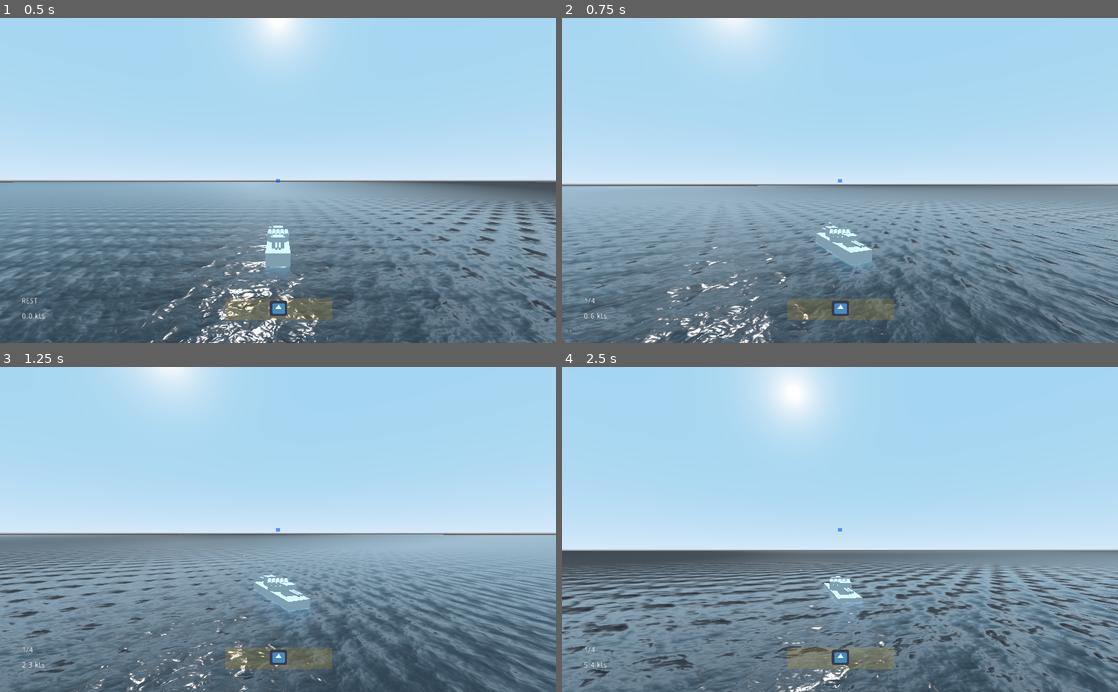
Above: before the commit, frames 1-4 (two rows, left to right).
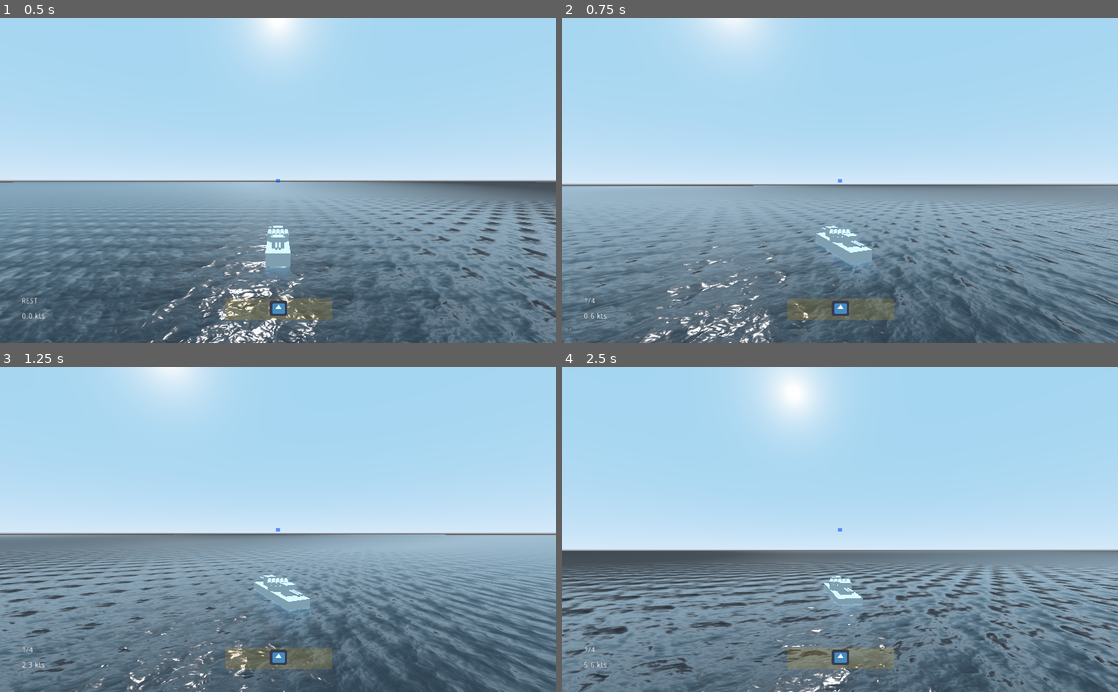
Above: after the commit, the same moments.

Repository: IndustrialDonut/IWARSHIPS
Game: Godot game, scene res://Map.tscn
Same seed, same stepped clock (60 frames per second), same inputs: the game is played once before the commit and once after it. The engine's default icon, where the game draws it, is replaced by a stand-in: a white triangle on a blue panel in a dark square.
Inputs (mouse positions are in pixels of both pictures, inside the frame that each line leads up to):
- Up to frame 1 (0.5 s): no input
- Up to frame 2 (0.75 s): move the mouse to (867, 180) at 0.52 s; hold W (forward) from 0.53 s (still down); click (867, 180) at 0.6 s
- Up to frame 3 (1.25 s): keep holding W (forward)
- Up to frame 4 (2.5 s): keep holding W (forward); move the mouse to (812, 529) at 1.27 s; tap Ctrl (ctrl) at 1.35 s; click (812, 529) at 1.55 s; move the mouse to (851, 523) at 2.02 s; click (851, 523) at 2.1 s

Frame 1 is identical in both runs. In frame 2, 3.2% of the frame differs, in the area x 0-100%, y 51-100%; in frame 3, 1.9%; in frame 4, 14%, in the area x 0-100%, y 60-100%.

Commit message:
weapons decoupled just like camera from the shipRB
Also went ahead and made the torpedo and gun scenes defined vs doing all weapon logic in weapon scene

Diff:
--- a/Game/Ships/ControlledDD.gd
+++ b/Game/Ships/ControlledDD.gd
@@ -12,6 +12,7 @@
 
 func _process(delta: float) -> void:
 	$CameraControl.global_transform.origin = $ShipRB.global_transform.origin
+	$Weapons.global_transform.origin = $ShipRB.global_transform.origin
 
 
 func _on_ShipRB_HUD_data_changed(data, type) -> void:
--- a/Game/Ships/ControlledDD.tscn
+++ b/Game/Ships/ControlledDD.tscn
@@ -6,6 +6,8 @@
 [ext_resource path="res://Ships/ControlledDD.gd" type="Script" id=4]
 [ext_resource path="res://Ships/Weapons.gd" type="Script" id=5]
 [ext_resource path="res://ShipHUD.tscn" type="PackedScene" id=6]
+[ext_resource path="res://Ships/TorpLauncher.gd" type="Script" id=7]
+[ext_resource path="res://Ships/Guns.gd" type="Script" id=8]
 
 [sub_resource type="CylinderMesh" id=1]
 top_radius = 0.2
@@ -22,10 +24,10 @@
 
 [node name="Weapons" type="Spatial" parent="."]
 script = ExtResource( 5 )
-shipbase = NodePath("../ShipRB")
 
 [node name="Torps" type="Spatial" parent="Weapons"]
 transform = Transform( 1, 0, 0, 0, 1, 0, 0, 0, 1, 0, 1.67276, 0 )
+script = ExtResource( 7 )
 
 [node name="Tube1" type="MeshInstance" parent="Weapons/Torps"]
 transform = Transform( 1, 0, 0, 0, -4.37114e-08, 1, 0, -1, -4.37114e-08, 0, 0, 0 )
@@ -61,6 +63,7 @@
 wait_time = 0.4
 
 [node name="Guns" type="Spatial" parent="Weapons"]
+script = ExtResource( 8 )
 
 [node name="TurretDouble" parent="Weapons/Guns" instance=ExtResource( 2 )]
 transform = Transform( 1, 0, 0, 0, 1, 0, 0, 0, 1, 0, 1.42479, -2.00531 )
@@ -72,4 +75,4 @@
 
 [connection signal="HUD_data_changed" from="ShipRB" to="." method="_on_ShipRB_HUD_data_changed"]
 [connection signal="distance" from="CameraControl" to="." method="_on_CameraControl_distance"]
-[connection signal="timeout" from="Weapons/Torps/Salvo" to="Weapons" method="_on_Salvo_timeout"]
+[connection signal="timeout" from="Weapons/Torps/Salvo" to="Weapons/Torps" method="_on_Salvo_timeout"]
--- /dev/null
+++ b/Game/Ships/Guns.gd
@@ -0,0 +1,25 @@
+extends Spatial
+
+
+var muzzle_velocity = 800 # strictly the horizontal velocity, in m/s
+var _muzzle_velocity = muzzle_velocity * CONSTANTS.UNITS_PER_METER
+
+var _current_target_distance = 0
+
+func set_distance(dist):
+	_current_target_distance = dist
+
+
+func fire():
+	_fire_shell()
+
+
+func _fire_shell():
+	var shell = preload("res://Shell203JP.tscn").instance()
+	owner.add_child(shell)
+	shell.global_transform = global_transform
+	shell.linear_velocity = _muzzle_velocity * -shell.global_transform.basis.z
+	var h_time_half = (_current_target_distance / _muzzle_velocity) / 2.0
+	var v0 = h_time_half * 9.8
+
+	shell.linear_velocity.y += v0
--- /dev/null
+++ b/Game/Ships/TorpLauncher.gd
@@ -0,0 +1,26 @@
+extends Spatial
+
+var torp_salvo_size = 3
+
+var _salvo_counter = 0
+
+
+func fire():
+	_launch_torp()
+	_salvo_counter += 1
+	$Salvo.start()
+
+
+func _launch_torp() -> void:
+	var torp = preload("res://Ships/Torpedo_0.tscn").instance()
+	owner.add_child(torp)
+	torp.setup(global_transform)
+
+
+func _on_Salvo_timeout() -> void:
+	if _salvo_counter < torp_salvo_size:
+		_launch_torp()
+		_salvo_counter += 1
+	else:
+		_salvo_counter = 0
+		$Salvo.stop()
--- a/Game/Ships/Weapons.gd
+++ b/Game/Ships/Weapons.gd
@@ -1,26 +1,14 @@
 extends Spatial
 
-#func _process(delta: float) -> void:
-#	for turret in $ShipBase/Hull/TurretContainer.get_children():
-#		if $ShipBase.targeted_location != Vector3.ZERO:
-#			turret.look_at(Vector3.UP, $ShipBase.targeted_location)
-
-
-export(NodePath) onready var shipbase = get_node(shipbase)
 
 var selected_weapon : int = -1 # start with nothing selected
 
-var muzzle_velocity = 800 # strictly the horizontal velocity, in m/s
-var _muzzle_velocity = muzzle_velocity * CONSTANTS.UNITS_PER_METER
 
-var torp_salvo_size = 3
-
-var _salvo_counter = 0
+func set_distance(dist) -> void:
+	$Guns.set_distance(dist)
 
 
 func _process(delta: float) -> void:
-
-	global_transform.origin = shipbase.global_transform.origin
 
 	if Input.is_action_just_pressed("select_torpedo"):
 		_select(CONSTANTS.ARM.TORP)
@@ -28,10 +16,12 @@
 	if Input.is_action_just_pressed("fire"):
 		_fire()
 
+
+	# ROTATE TORP LAUNCHER TO AIM POINT
 	var cam = get_viewport().get_camera()
 	var cam_forward = - cam.global_transform.basis.z * 1000
 	cam_forward.y = 0
-	cam_forward += $Torps.global_transform.origin
+	cam_forward += global_transform.origin
 
 	var rot_dir = (-$Torps.global_transform.basis.z).cross(cam_forward)
 	rot_dir = rot_dir.y
@@ -50,39 +40,7 @@
 func _fire() -> void:
 
 	if selected_weapon == CONSTANTS.ARM.TORP:
-		_launch_torp()
-		_salvo_counter += 1
-		$Torps/Salvo.start()
+		$Torps.fire()
+
 	else:
-		_fire_shell()
-
-
-func _on_Salvo_timeout() -> void:
-	if _salvo_counter < torp_salvo_size:
-		_launch_torp()
-		_salvo_counter += 1
-	else:
-		_salvo_counter = 0
-		$Torps/Salvo.stop()
-
-
-func _launch_torp() -> void:
-	var torp = preload("res://Ships/Torpedo_0.tscn").instance()
-	owner.add_child(torp)
-	torp.setup($Torps.global_transform)
-
-
-func _fire_shell():
-	var shell = preload("res://Shell203JP.tscn").instance()
-	owner.add_child(shell)
-	shell.global_transform = $Torps.global_transform
-	shell.linear_velocity = _muzzle_velocity * -shell.global_transform.basis.z
-	var h_time_half = (_current_target_distance / _muzzle_velocity) / 2.0
-	var v0 = h_time_half * 9.8
-
-	shell.linear_velocity.y += v0
-
-
-var _current_target_distance = 0
-func set_distance(dist) -> void:
-	_current_target_distance = dist
+		$Guns.fire()
Not shown: 1 places in Game/Ships/ControlledDD.tscn that only renumber resources
